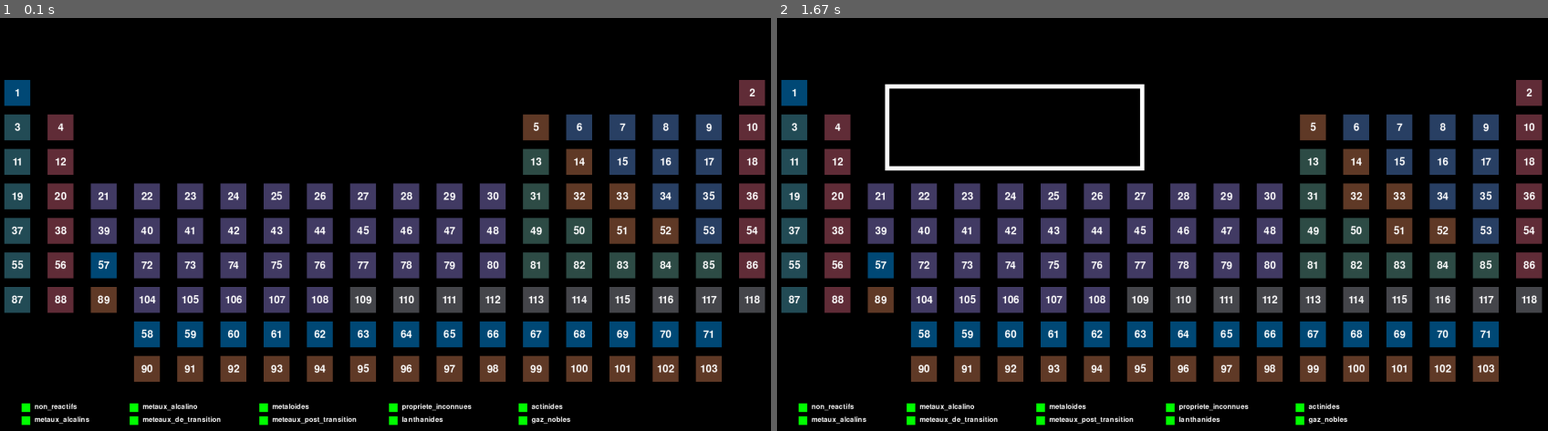
Above: before the commit, frames 1-2 (left to right).
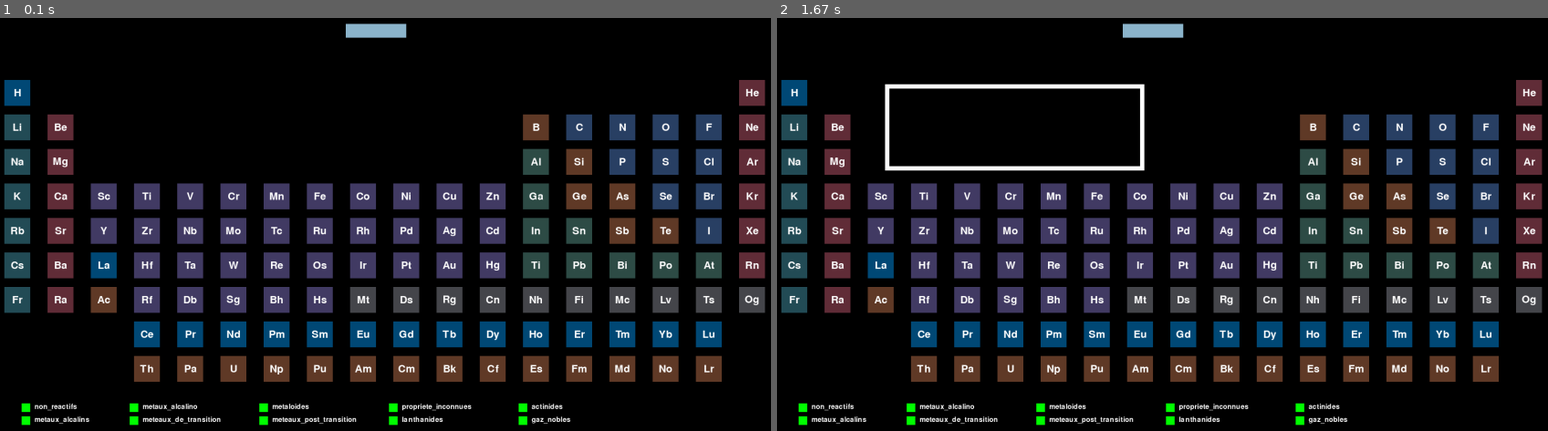
Above: after the commit, the same moments.

Repository: Dwikso/Pygame-Chimie
Game: pygame game, started from init.py
Same seed, same stepped clock (60 frames per second), same inputs: the game is played once before the commit and once after it.
Inputs (mouse positions are in pixels of both pictures, inside the frame that each line leads up to):
- Up to frame 1 (0.1 s): no input
- Up to frame 2 (1.67 s): hold Backspace 0.33-0.8 s; press the mouse at (1147, 30) at 0.92 s; move the mouse to (1016, 125) at 1.02 s; release the mouse at (892, 220) at 1.15 s; press the mouse at (800, 422) at 1.25 s; move the mouse to (908, 290) at 1.35 s; release the mouse at (1016, 162) at 1.48 s

The runs differ from the first frame. In frame 1, 3.1% of the frame differs, in the area x 1-99%, y 1-87%; in frame 2, 3.1%.

Commit message:
Ajout search Bar

Diff:
--- a/init.py
+++ b/init.py
@@ -20,6 +20,13 @@
 white = (255,255,255)
 marron_rougeatre = (97,59,40)
 
+#Search Bar
+search_font = pygame.font.Font(None, 32)
+search_text = ''
+
+search_rect = pygame.Rect(800, 20, 140, 32)
+search_color = pygame.Color('lightskyblue3')
+search_active = False
 
 #CheckBox
 checked = False
@@ -239,12 +246,7 @@
                 pygame.draw.rect(screen, marron_rougeatre, (10 + i * 100, 150 + j * 80, 60, 60))
 
             if (i, j) in element_chimiques:
-                num_chimique = element_chimiques[(i, j)][0]
-            else:
-                num_chimique = ""
-
-            if (i, j) in element_chimiques:
-                elm_chimique = element_chimiques[(i, j)][1]
+                elm_chimique = element_chimiques[(i, j)][0]
             else:
                 elm_chimique = ""
 
@@ -354,6 +356,7 @@
 def affiche_rect():
     pygame.draw.rect(screen,white,(250,160,600,200))
     pygame.draw.rect(screen,black, (260,170,580,180))
+
 
 def dessine_checkbox(checked_pos, check_states):
     for i in range(len(checked_pos)):
@@ -397,10 +400,30 @@
 
 
 
+def dessine_search_bar():
+    pygame.draw.rect(screen, search_color, search_rect)
+
+    text_surface = search_font.render(search_text, True, (255, 255, 255))
+    screen.blit(text_surface, (search_rect.x+5, search_rect.y+5))
+    search_rect.w = max(100, text_surface.get_width()+10)
+
+
+def recherche_text(texte):
+    for coords, details in element_chimiques.items():
+        if texte.lower() in [info.lower() for info in details]:
+            print("oui")
+            return True
+    return None
+
+def recherche_elm():
+    pygame.draw.rect(screen, black, (10 + i * 100, 150 + j * 80, 60, 60))
+
+
 screen.fill(black)
 dessine_tableau()
 dessine_checkbox(checked_pos, check_states)
 affiche_masque_element(check_states)
+
 run = True
 while run:
     for event in pygame.event.get():
@@ -417,13 +440,24 @@
                 souris_pos = pygame.mouse.get_pos()
                 if informations_sup(souris_pos,element_chimiques) == True:
                     affiche_rect()
-                else:
-                    print("ntm")
-
+
+        if event.type == pygame.MOUSEBUTTONDOWN:
+            if search_rect.collidepoint(event.pos):
+                search_active = True
+            else:
+                search_active = False
+        if event.type == pygame.KEYDOWN:
+            if event.key == pygame.K_RETURN:
+                if not recherche_text(search_text):
+                    recherche_elm()
+            if event.key == pygame.K_BACKSPACE:
+                search_text = search_text[:-1]
+            else:
+                search_text += event.unicode
 
 
     #Proprieter Tableau
-
+    dessine_search_bar()
 
     #affiche_rect()
     pygame.display.update()
